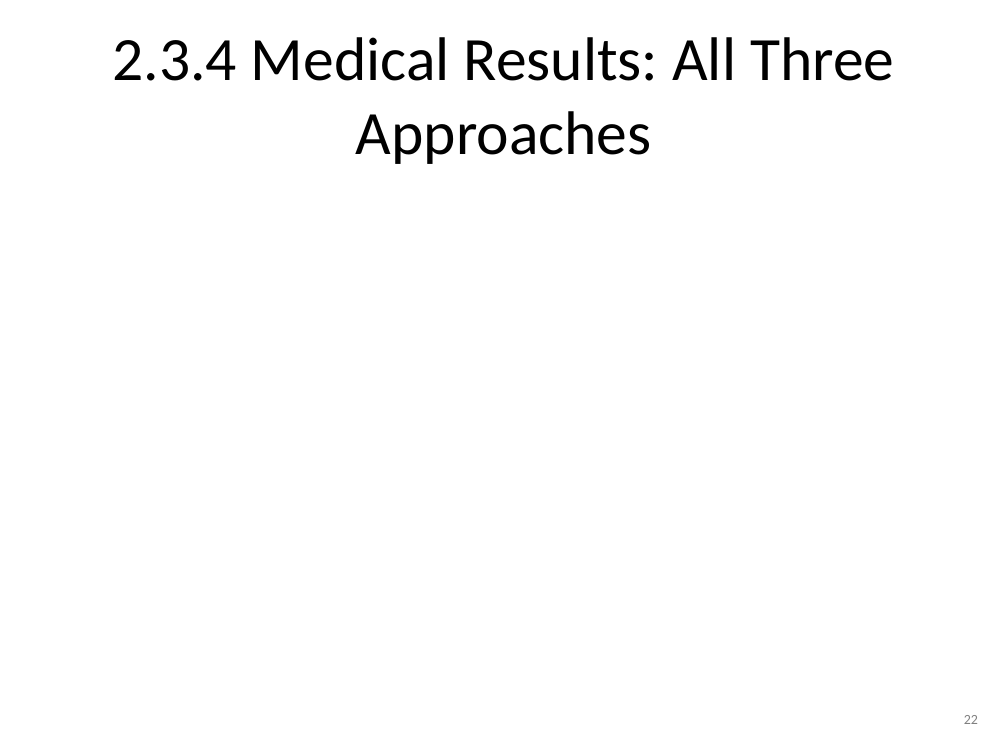
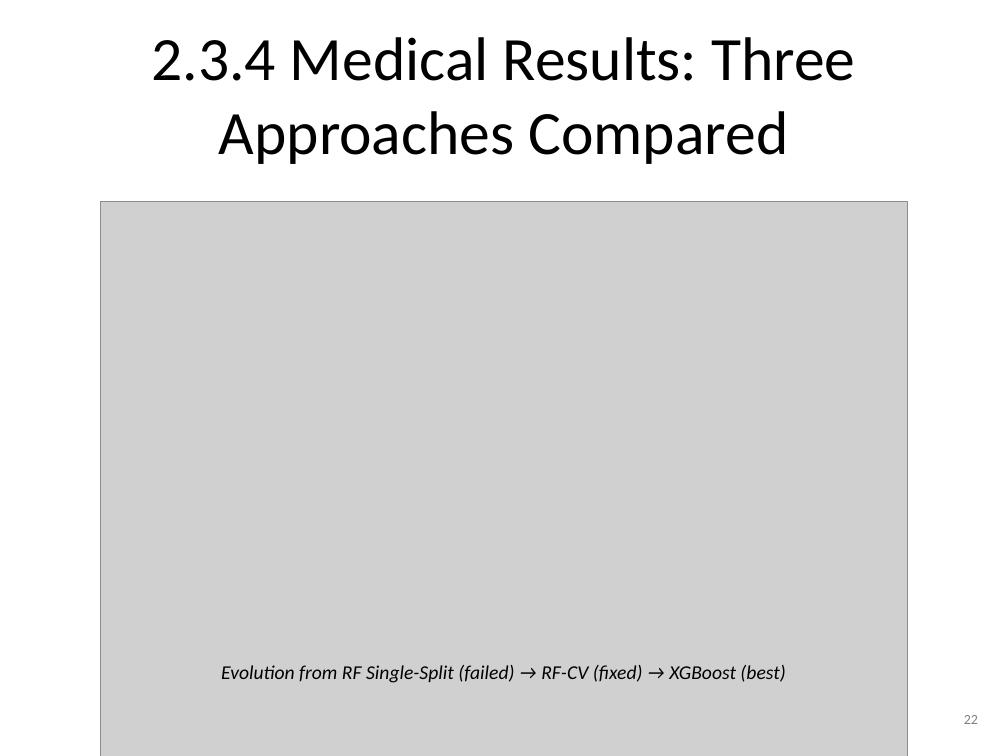
Before and after one commit to amine-dubs/dio-optimization, a slide deck: slide 22 of Presentation/DIO_Research_Presentation_v2.pptx. Drawn at 1008x756 pixels with LibreOffice and Linux fonts; fonts in the diff are those of the drawing; grey boxes stand for pictures. Boxes give left, top, right and bottom in pixels: in the first picture for what was removed or moved away, otherwise in the second. Text is boxed around its words. In the diff, an @@ line names an element or a change of style, - is before the commit and + after.

```diff
--- a/Presentation/DIO_Research_Presentation_v2.pptx
+++ b/Presentation/DIO_Research_Presentation_v2.pptx
@@ title at <box>151,37,855,164</box>: text changed @@
-2.3.4 Medical Results: All Three Approaches
+2.3.4 Medical Results: Three Approaches Compared
@@ picture added at <box>101,202,907,756</box> @@
@@ text added at <box>221,665,785,683</box>, 14 pt, text #000000, italic @@
+Evolution from RF Single-Split (failed) → RF-CV (fixed) → XGBoost (best)
```
Also in this commit, not shown: 16 other slides changed, 3 slides added, 1 slide removed, 24 other files.
